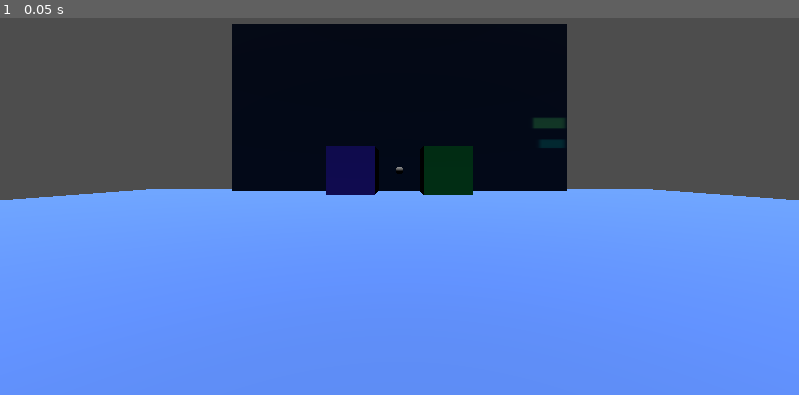
Above: before the commit, frame 1.
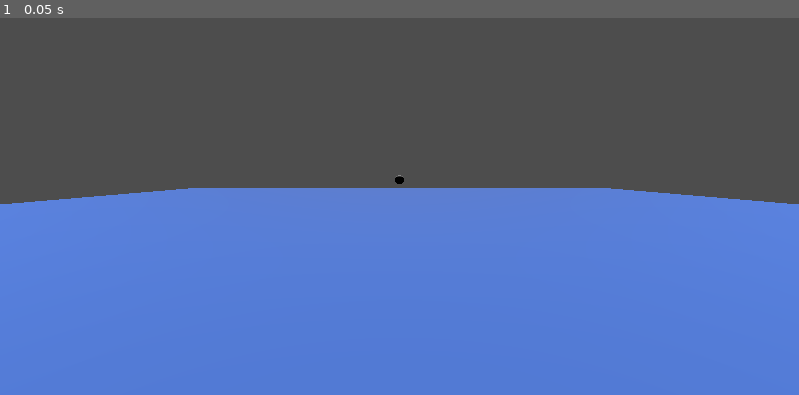
Above: after the commit, the same moment.

Repository: Harley-Townsend/HandTrackingProject
Game: Godot game, scene res://node_3d.tscn
The game is run twice, just before and just after one commit, with the same random seed, the same clock (stepped at 60 frames per second) and the same inputs.
Inputs:
- Up to frame 1 (0.05 s): no input

The runs differ from the first frame. In frame 1, 72% of the frame differs, in the area x 0-100%, y 1-100%.

Commit message:
added buttons and title

Diff:
--- a/handtrackingproject/hand_joints.gd
+++ b/handtrackingproject/hand_joints.gd
@@ -15,6 +15,7 @@
 		ray.target_position = dir * 5.0
 
 		if ray.is_colliding():
+			print("Hit: ", ray.get_collider())
 			var hit = ray.get_collider()
 			if hit and hit.has_method("on_hand_point"):
 				hit.on_hand_point()
--- a/handtrackingproject/node_3d.gd
+++ b/handtrackingproject/node_3d.gd
@@ -55,7 +55,7 @@
 		var z = float(v[i * 3 + 2])
 
 		var pos = Vector3(
-			(x - 0.5) * 4.0,
+			-(x - 0.5) * 4.0,
 			(0.5 - y) * 4.0,
 			-z * 2.0
 		)
--- a/handtrackingproject/node_3d.tscn
+++ b/handtrackingproject/node_3d.tscn
@@ -6,26 +6,6 @@
 [ext_resource type="Script" uid="uid://oxx72x6sokk2" path="res://hand_joints.gd" id="4_jka67"]
 [ext_resource type="Texture2D" uid="uid://dv5h75m0dsv30" path="res://vb_logo.png" id="5_jka67"]
 
-[sub_resource type="BoxShape3D" id="BoxShape3D_r3fl7"]
-
-[sub_resource type="StandardMaterial3D" id="StandardMaterial3D_jka67"]
-albedo_color = Color(0.25490198, 0.2, 1, 1)
-
-[sub_resource type="BoxMesh" id="BoxMesh_i5arm"]
-material = SubResource("StandardMaterial3D_jka67")
-
-[sub_resource type="BoxShape3D" id="BoxShape3D_a202f"]
-
-[sub_resource type="StandardMaterial3D" id="StandardMaterial3D_noarx"]
-albedo_color = Color(0.002350706, 0.6109291, 0.30935714, 1)
-
-[sub_resource type="BoxMesh" id="BoxMesh_a0tk4"]
-material = SubResource("StandardMaterial3D_noarx")
-
-[sub_resource type="SphereMesh" id="SphereMesh_a202f"]
-
-[sub_resource type="SphereShape3D" id="SphereShape3D_a0tk4"]
-
 [sub_resource type="BoxShape3D" id="BoxShape3D_noarx"]
 
 [sub_resource type="StandardMaterial3D" id="StandardMaterial3D_a0tk4"]
@@ -37,20 +17,50 @@
 [sub_resource type="StandardMaterial3D" id="StandardMaterial3D_i5arm"]
 albedo_texture = ExtResource("5_jka67")
 
+[sub_resource type="QuadMesh" id="QuadMesh_wc5p8"]
+
+[sub_resource type="SphereShape3D" id="SphereShape3D_jka67"]
+
 [sub_resource type="StandardMaterial3D" id="StandardMaterial3D_wc5p8"]
-albedo_texture = ExtResource("5_jka67")
-
-[sub_resource type="BoxMesh" id="BoxMesh_jsk3o"]
+albedo_color = Color(0.14509805, 0.23529412, 0.45882353, 1)
+
+[sub_resource type="SphereMesh" id="SphereMesh_jsk3o"]
 material = SubResource("StandardMaterial3D_wc5p8")
+
+[sub_resource type="SphereShape3D" id="SphereShape3D_i5arm"]
+
+[sub_resource type="StandardMaterial3D" id="StandardMaterial3D_jsk3o"]
+albedo_color = Color(0.3764706, 0.8156863, 0.6745098, 1)
+
+[sub_resource type="SphereMesh" id="SphereMesh_4arys"]
+material = SubResource("StandardMaterial3D_jsk3o")
+
+[sub_resource type="SphereMesh" id="SphereMesh_a202f"]
+
+[sub_resource type="SphereShape3D" id="SphereShape3D_a0tk4"]
 
 [node name="Node3D" type="Node3D" unique_id=2050006339]
 script = ExtResource("1_a202f")
 
+[node name="Floor" type="StaticBody3D" parent="." unique_id=2040367098]
+transform = Transform3D(20, 0, 0, 0, 0.5, 0, 0, 0, 20, 0, 0, 0)
+
+[node name="CollisionShape3D" type="CollisionShape3D" parent="Floor" unique_id=1922159215]
+shape = SubResource("BoxShape3D_noarx")
+
+[node name="MeshInstance3D" type="MeshInstance3D" parent="Floor" unique_id=1094480368]
+mesh = SubResource("BoxMesh_r3fl7")
+
+[node name="Title" type="MeshInstance3D" parent="." unique_id=463202910]
+transform = Transform3D(10, 0, 0, 0, 10, 0, 0, 0, 10, 0, 5, -8)
+material_override = SubResource("StandardMaterial3D_i5arm")
+mesh = SubResource("QuadMesh_wc5p8")
+
 [node name="Camera3D" type="Camera3D" parent="." unique_id=1221266358]
-transform = Transform3D(1, 0, 0, 0, 1, 0, 0, 0, 1, 0, 1, 2)
+transform = Transform3D(-1, 0, -8.742278e-08, 0, 1, 0, 8.742278e-08, 0, -1, 0, 1.1012857, -4.20841)
 
 [node name="DirectionalLight3D" type="DirectionalLight3D" parent="." unique_id=1820449128]
-transform = Transform3D(1, 0, 0, 0, 0.052823935, 0.9986038, 0, -0.9986038, 0.052823935, 0, 4.912308, 0)
+transform = Transform3D(1, 0, 0, 0, 0.69284827, 0.72108346, 0, -0.72108346, 0.69284827, 0, 7.2073197, 3.3541503)
 
 [node name="Menu3D" type="Node3D" parent="." unique_id=942427442]
 transform = Transform3D(1, 0, 0, 0, 1, 0, 0, 0, 1, 0, 1, -4.502)
@@ -60,23 +70,31 @@
 script = ExtResource("2_noarx")
 
 [node name="CollisionShape3D" type="CollisionShape3D" parent="Menu3D/StartButton" unique_id=1102407355]
-shape = SubResource("BoxShape3D_r3fl7")
+shape = SubResource("SphereShape3D_jka67")
 
 [node name="MeshInstance3D" type="MeshInstance3D" parent="Menu3D/StartButton" unique_id=1292254620]
-mesh = SubResource("BoxMesh_i5arm")
+mesh = SubResource("SphereMesh_jsk3o")
+
+[node name="Label3D" type="Label3D" parent="Menu3D/StartButton" unique_id=737922211]
+transform = Transform3D(1, 0, 0, 0, 1, 0, 0, 0, 1, 0, 0, 0.75)
+text = "Start"
 
 [node name="QuitButton" type="Area3D" parent="Menu3D" unique_id=1941333631]
 transform = Transform3D(1, 0, 0, 0, 1, 0, 0, 0, 1, 1, 0, 0)
 script = ExtResource("3_r3fl7")
 
 [node name="CollisionShape3D" type="CollisionShape3D" parent="Menu3D/QuitButton" unique_id=1293885475]
-shape = SubResource("BoxShape3D_a202f")
+shape = SubResource("SphereShape3D_i5arm")
 
 [node name="MeshInstance3D" type="MeshInstance3D" parent="Menu3D/QuitButton" unique_id=1101850025]
-mesh = SubResource("BoxMesh_a0tk4")
+mesh = SubResource("SphereMesh_4arys")
+
+[node name="Label3D" type="Label3D" parent="Menu3D/QuitButton" unique_id=90627898]
+transform = Transform3D(1, 0, 0, 0, 1, 0, 0, 0, 1, 0, 0, 0.75)
+text = "Quit"
 
 [node name="HandJoints" type="Node3D" parent="." unique_id=1617193802]
-transform = Transform3D(1, 0, 0, 0, 1, 0, 0, 0, 1, 0, 1, -1.675)
+transform = Transform3D(1, 0, 0, 0, 1, 0, 0, 0, 1, 0, 1, -1)
 script = ExtResource("4_jka67")
 
 [node name="Joint0" type="Node3D" parent="HandJoints" unique_id=783392809]
@@ -212,19 +230,4 @@
 mesh = SubResource("SphereMesh_a202f")
 
 [node name="RayCast3D" type="RayCast3D" parent="HandJoints" unique_id=940373036]
-
-[node name="Floor" type="StaticBody3D" parent="." unique_id=2040367098]
-transform = Transform3D(20, 0, 0, 0, 0.5, 0, 0, 0, 20, 0, 0, 0)
-
-[node name="CollisionShape3D" type="CollisionShape3D" parent="Floor" unique_id=1922159215]
-shape = SubResource("BoxShape3D_noarx")
-
-[node name="MeshInstance3D" type="MeshInstance3D" parent="Floor" unique_id=1094480368]
-mesh = SubResource("BoxMesh_r3fl7")
-
-[node name="Title" type="Node3D" parent="." unique_id=419706731]
-transform = Transform3D(12, 0, 0, 0, 6, 0, 0, 0, 1, 0, 3.25, -9)
-
-[node name="MeshInstance3D" type="MeshInstance3D" parent="Title" unique_id=1954820562]
-material_override = SubResource("StandardMaterial3D_i5arm")
-mesh = SubResource("BoxMesh_jsk3o")
+collide_with_areas = true
--- a/handtrackingproject/quit_button.gd
+++ b/handtrackingproject/quit_button.gd
@@ -1,14 +1,10 @@
 extends Area3D
 
-var is_hovered := false
+func on_hand_enter():
+	scale = Vector3(1.2, 1.2, 1.2)
 
-func on_hand_point():
-	is_hovered = true
-	scale = Vector3(1.2, 1.2, 1.2)
-	if Input.is_action_just_pressed("ui_accept"):
-		get_tree().quit()
+func on_hand_exit():
+	scale = Vector3.ONE
 
-func _process(_delta):
-	if not is_hovered:
-		scale = Vector3.ONE
-	is_hovered = false
+func on_hand_click():
+	get_tree().quit()
--- a/handtrackingproject/start_button.gd
+++ b/handtrackingproject/start_button.gd
@@ -1,17 +1,15 @@
 extends Area3D
 
-var is_hovered := false
+@onready var mesh = $MeshInstance3D
 
-func on_hand_point():
-	is_hovered = true
-	scale = Vector3(1.2, 1.2, 1.2) # visual feedback
-	if Input.is_action_just_pressed("ui_accept"):
-		start_game()
+func on_hand_enter():
+	scale = Vector3(1.2, 1.2, 1.2) # highlight
 
-func _process(_delta):
-	if not is_hovered:
-		scale = Vector3.ONE
-	is_hovered = false
+func on_hand_exit():
+	scale = Vector3.ONE
+
+func on_hand_click():
+	start_game()
 
 func start_game():
 	print("Start Game Pressed")
